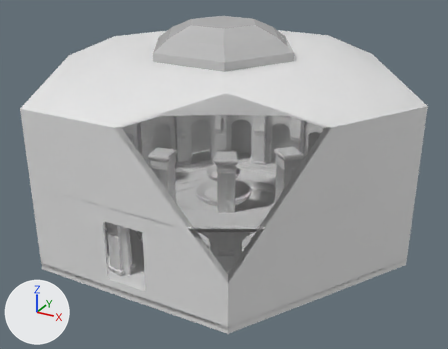
Renders of the FBX model Assets/LAB/Models/Nexus/nexo_Prueba.fbx from each side of a commit.
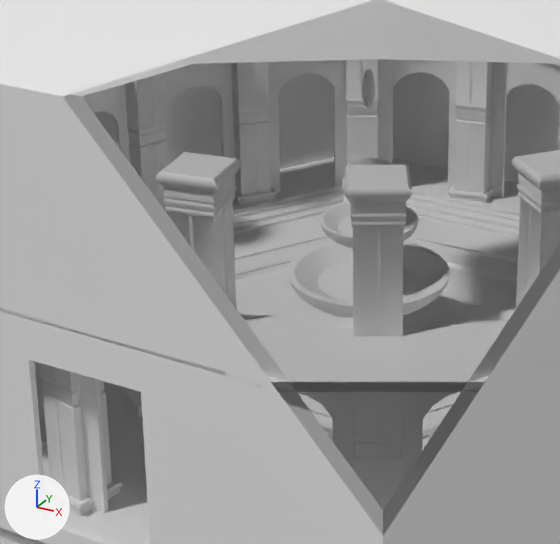
There are two pictures of each version: one whole from a 50 mm camera at (20.5, -37.1, 22.0) aimed at (0.5, -0.8, 3.9), one close up on the part from 21% to 65% of the width and 27% to 82% of the height. The axes (+X, +Y, +Z) are drawn at lower left. The lights are the same throughout. Everything nearer to the camera than a plane just in front of the edit is cut away. Where no turn or scale is listed for an object, it has been applied to the vertices.
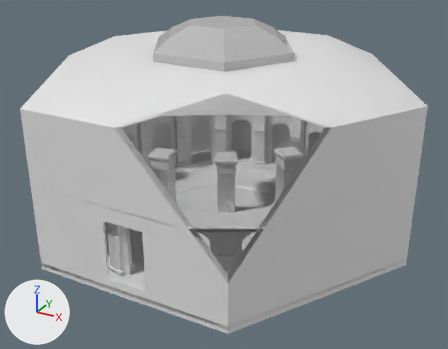
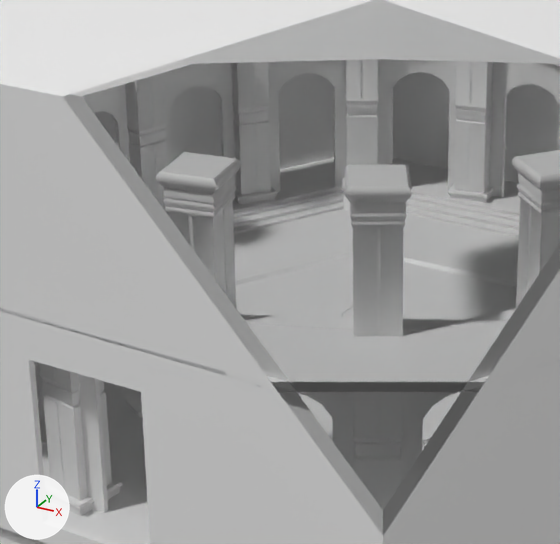
What differs and where, as boxes [x1, y1, x2, y2] in the close-ups (560 x 544 px):
'Plano_Agua', moved
    before: [235, 267, 517, 433]
    after: [236, 256, 517, 439]
'centro_fuente', deleted
    before: [288, 69, 450, 317]
'prueba_fuentw', reshaped, moved
    before: [125, 235, 518, 451]
    after: [125, 236, 517, 451]
part 1 of me_mesh_001, deleted
    before: [235, 235, 518, 418]

Patch to the scene script:
```diff
--- a/Assets/LAB/Models/Nexus/nexo_Prueba.fbx.py
+++ b/Assets/LAB/Models/Nexus/nexo_Prueba.fbx.py
@@ me_mesh_001 @@
 me_mesh_001.from_pydata(...)  # 156 vertices, 308 faces; spans x -6.98..6.98, y -6.25..6.25, z 0.0..0.91
 # used by ob_prueba_fuentw; location = (0.0, 0.0, 0.0)
+# me_mesh_001 part 1: the loose piece of 24 vertices spanning x -6.01..6.01, y -5.21..5.21, z 0.86..0.91 is deleted
@@ ob_plano_agua @@
 ob_plano_agua = bpy.data.objects.new('Plano_Agua', me_mesh_026)
-ob_plano_agua.location = (-0.01, 0.07, 0.29)
+ob_plano_agua.location = (-0.01, 0.07, 0.12)
@@ ob_prueba_fuentw @@
 ob_prueba_fuentw = bpy.data.objects.new('prueba_fuentw', me_mesh_001)
-ob_prueba_fuentw.location = (0.0, 0.0, 0.0)
+ob_prueba_fuentw.location = (0.0, 0.0, -0.17)
@@ ob_centro_fuente @@
-ob_centro_fuente = bpy.data.objects.new('centro_fuente', me_mesh)
-ob_centro_fuente.location = (0.0, 0.0, 2.3)
```
